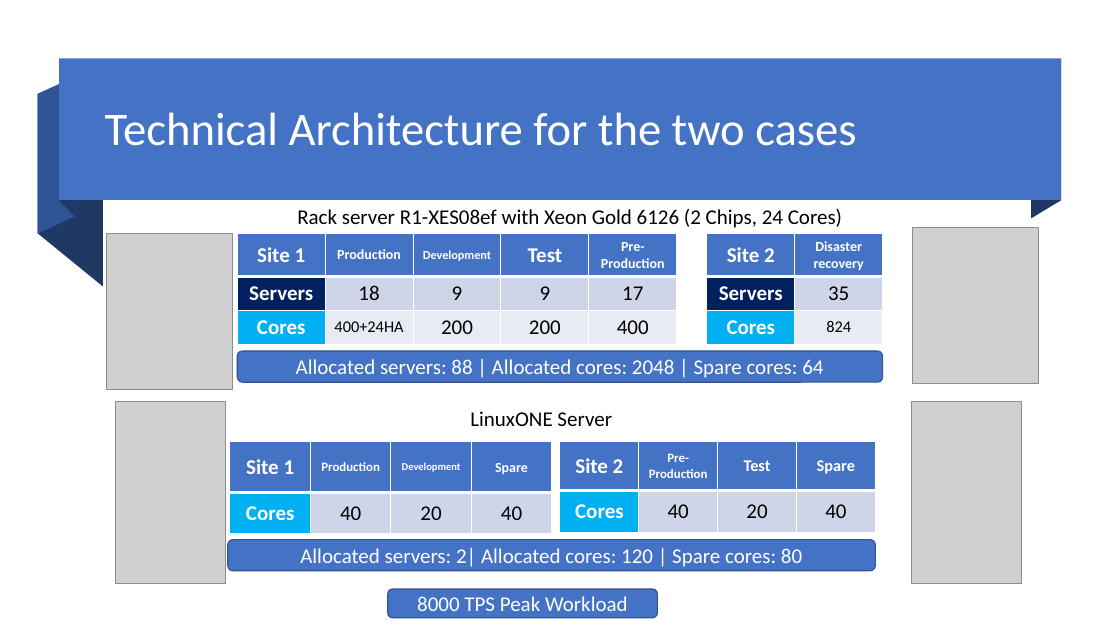
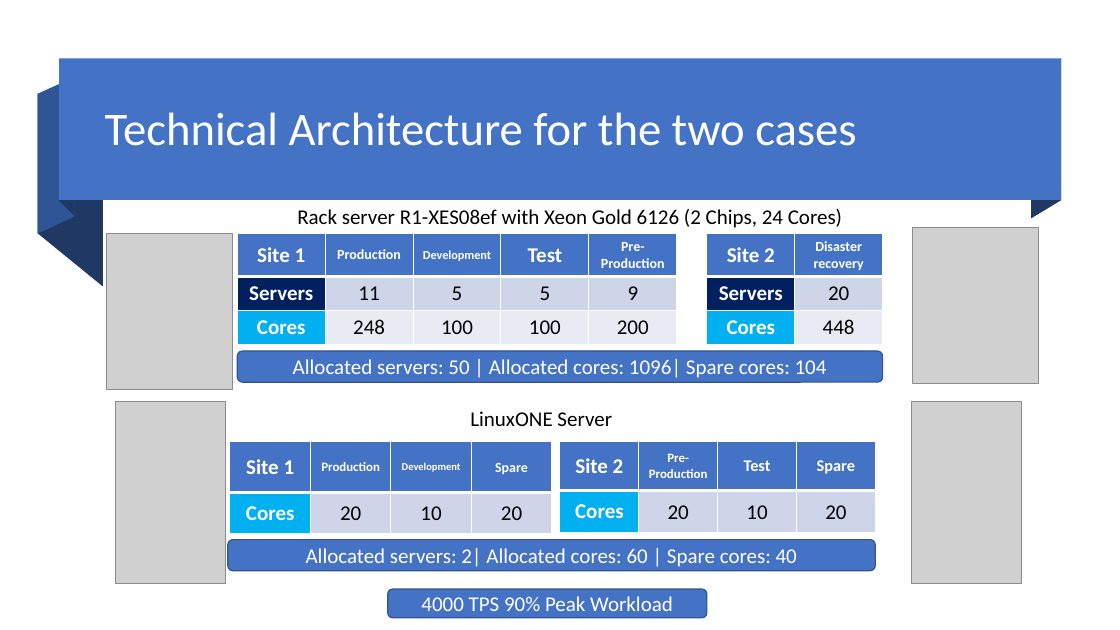
Before and after one commit to redjack96/TCO-Assessment, a slide deck: slide 6 of Rossi_GL_TCO_Pres_2021.pptx. Drawn at 1120x630 pixels with LibreOffice and Linux fonts; fonts in the diff are those of the drawing; grey boxes stand for pictures. Boxes give left, top, right and bottom in pixels: in the first picture for what was removed or moved away, otherwise in the second. Text is boxed around its words. In the diff, an @@ line names an element or a change of style, - is before the commit and + after.

```diff
--- a/Rossi_GL_TCO_Pres_2021.pptx
+++ b/Rossi_GL_TCO_Pres_2021.pptx
@@ table at box(237, 234, 678, 343) @@
-row 2: Servers | 18 | 9 | 9 | 17
+row 2: Servers | 11 | 5 | 5 | 9
-row 3: Cores | 400+24HA | 200 | 200 | 400
+row 3: Cores | 248 | 100 | 100 | 200
@@ table at box(707, 234, 883, 343) @@
-row 2, column 2: 35
+row 2, column 2: 20
-row 3, column 2: 824
+row 3, column 2: 448
@@ text in rounded rectangle at box(293, 359, 827, 378): text changed @@
-Allocated servers: 88 | Allocated cores: 2048 | Spare cores: 64
+Allocated servers: 50 | Allocated cores: 1096| Spare cores: 104
@@ table at box(230, 442, 553, 534) @@
-row 2: Cores | 40 | 20 | 40
+row 2: Cores | 20 | 10 | 20
@@ table at box(560, 441, 876, 533) @@
-row 2: Cores | 40 | 20 | 40
+row 2: Cores | 20 | 10 | 20
@@ text in rounded rectangle at box(306, 548, 797, 567): text changed @@
-Allocated servers: 2| Allocated cores: 120 | Spare cores: 80
+Allocated servers: 2| Allocated cores: 60 | Spare cores: 40
@@ rounded rectangle "4000 TPS 90% Peak Workload": place and size @@
-rounded rectangle "4000 TPS 90% Peak Workload" at box(388, 589, 658, 618)
+rounded rectangle "4000 TPS 90% Peak Workload" at box(388, 589, 707, 618)
@@ text in rounded rectangle at box(421, 596, 673, 618): text changed @@
-8000 TPS Peak Workload
+4000 TPS 90% Peak Workload
```
Also in this commit, not shown: 3 other slides changed, 1 other file.
